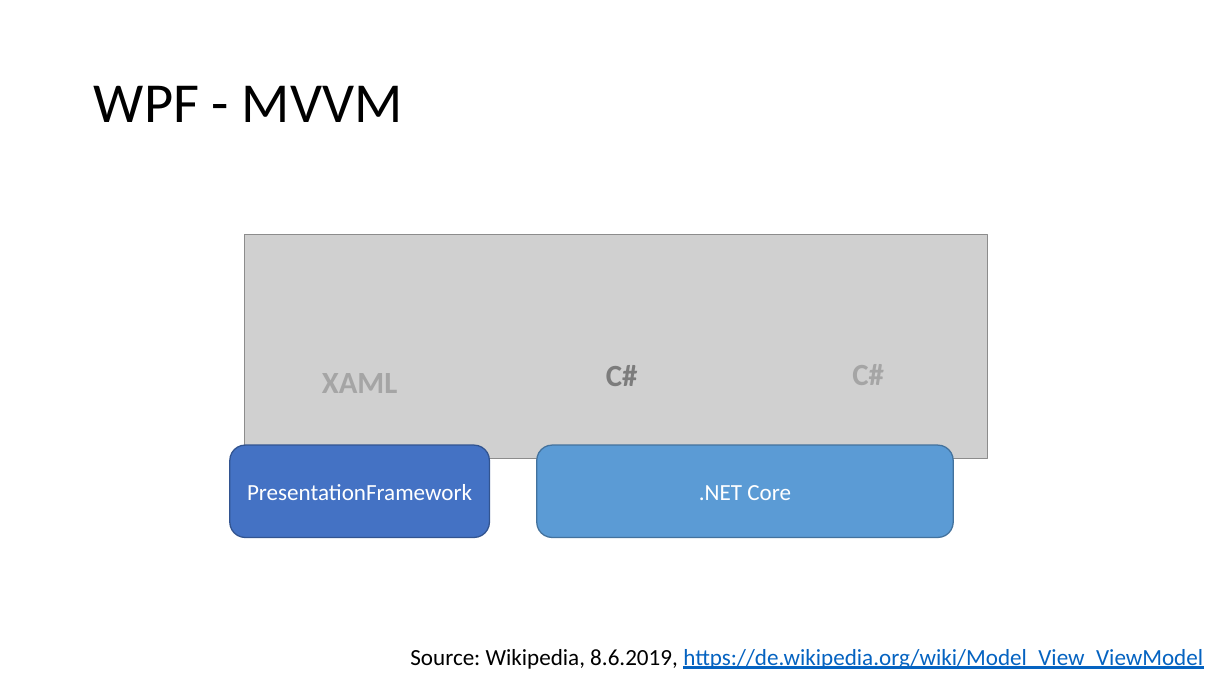
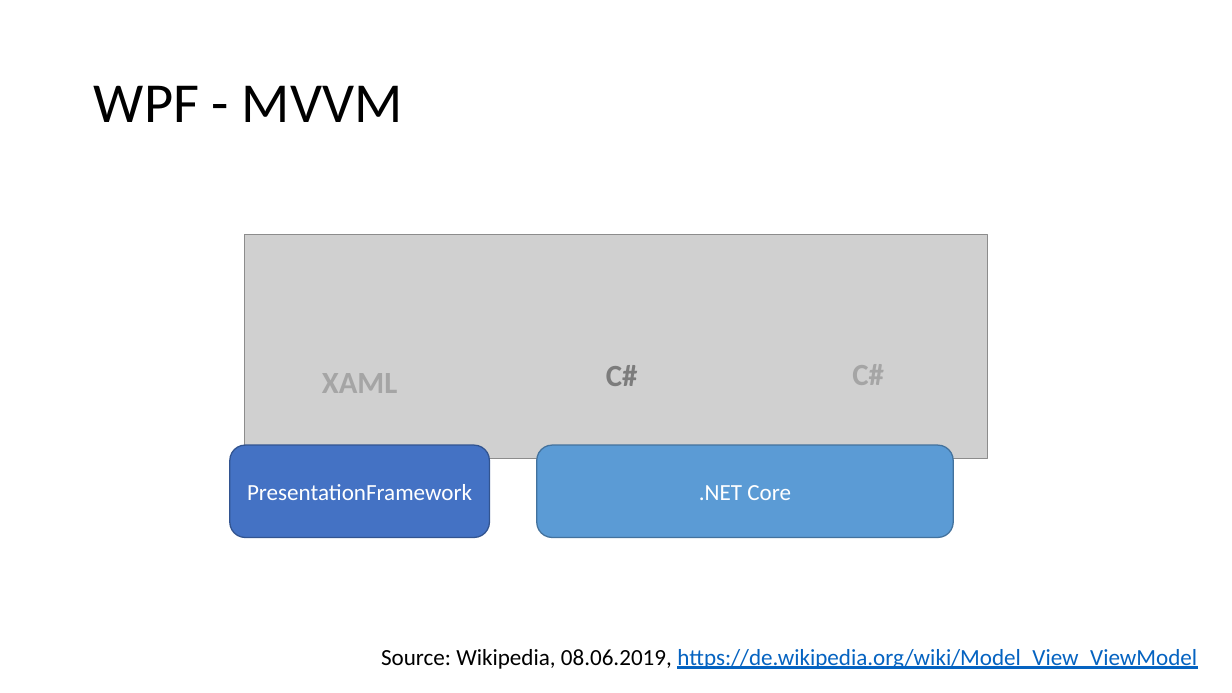
Before and after one commit to FrankPfattheicher/stonehenge.Chromely, a slide deck: slide 9 of stonehengeChromely.pptx. Drawn at 1232x693 pixels with LibreOffice and Linux fonts; fonts in the diff are those of the drawing; grey boxes stand for pictures. Boxes give left, top, right and bottom in pixels: in the first picture for what was removed or moved away, otherwise in the second. Text is boxed around its words. In the diff, an @@ line names an element or a change of style, - is before the commit and + after.

```diff
--- a/stonehengeChromely.pptx
+++ b/stonehengeChromely.pptx
@@ text at <box>381,649,1197,669</box>: text changed @@
-Source: Wikipedia, 8.6.2019, https://de.wikipedia.org/wiki/Model_View_ViewModel
+Source: Wikipedia, 08.06.2019, https://de.wikipedia.org/wiki/Model_View_ViewModel
```
Also in this commit, not shown: 17 other slides changed, 10 slides added, 1 other file.
